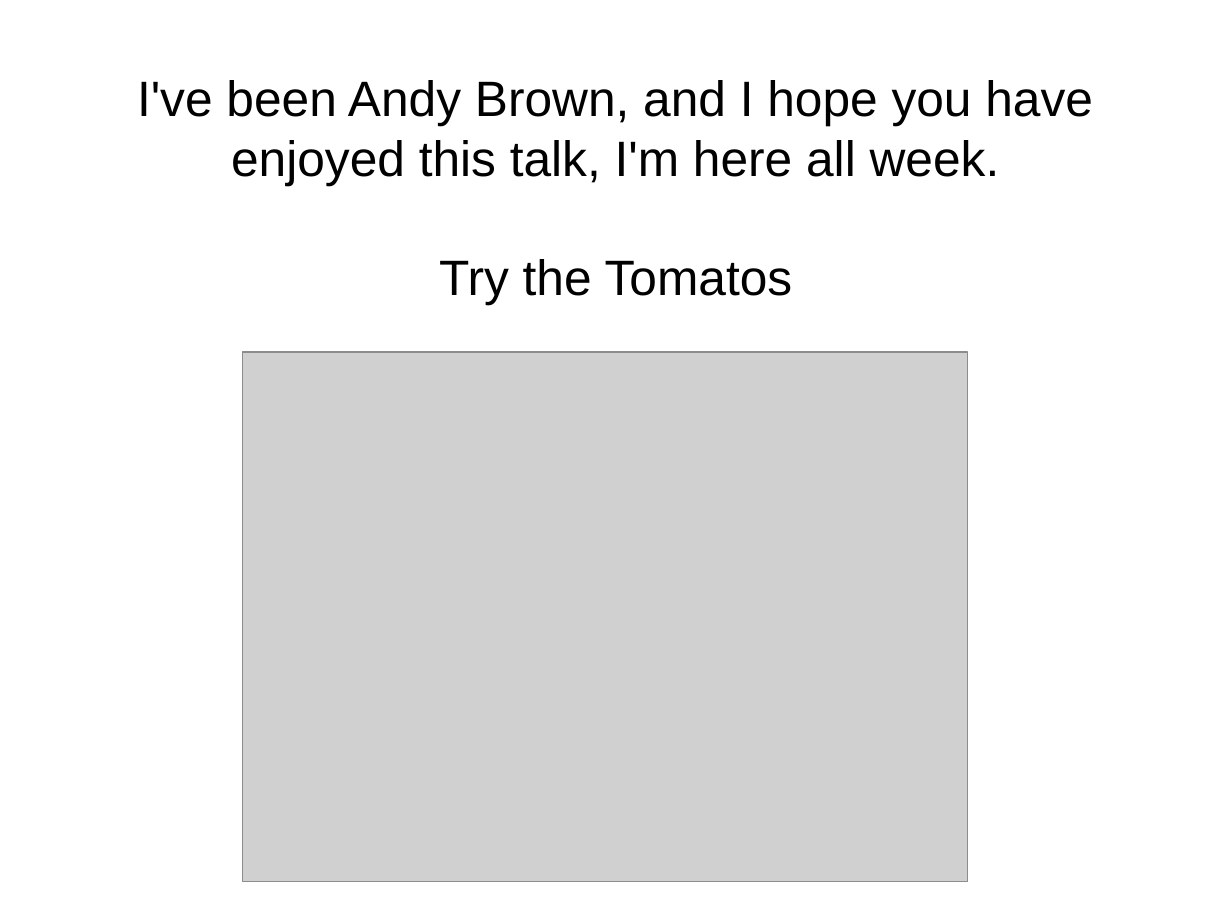
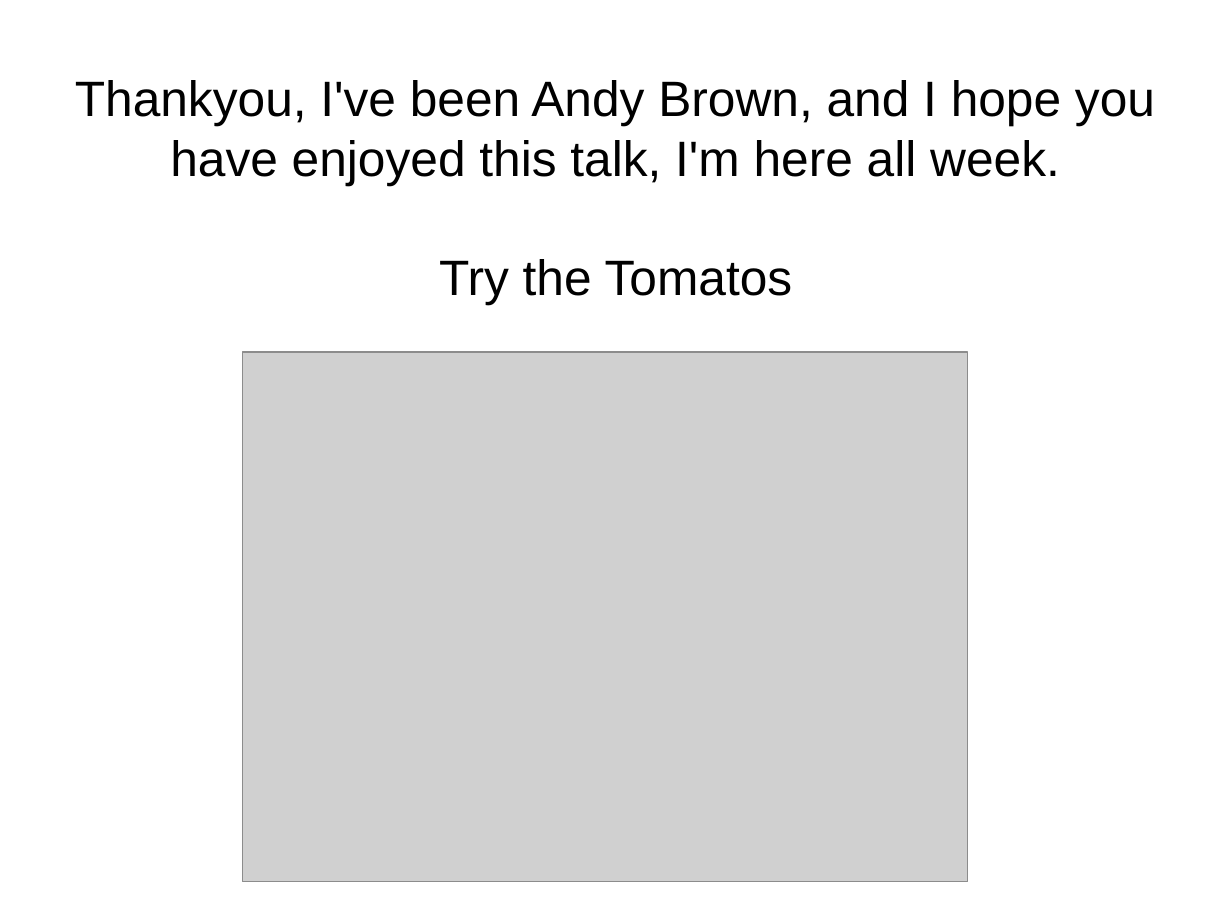
Before and after one commit to setitesuk/presentations, a slide deck: slide 30 of pomodoro_lightning_talk.odp. Drawn at 1232x924 pixels with LibreOffice and Linux fonts; fonts in the diff are those of the drawing; grey boxes stand for pictures. Boxes give left, top, right and bottom in pixels: in the first picture for what was removed or moved away, otherwise in the second. Text is boxed around its words. In the diff, an @@ line names an element or a change of style, - is before the commit and + after.

Commit message:
quick change to slide 30

```diff
--- a/pomodoro_lightning_talk.odp
+++ b/pomodoro_lightning_talk.odp
@@ subtitle at bbox=[75, 80, 1155, 185]: text changed @@
-I've been Andy Brown, and I hope you have enjoyed this talk, I'm here all week.
+Thankyou, I've been Andy Brown, and I hope you have enjoyed this talk, I'm here all week.
```
